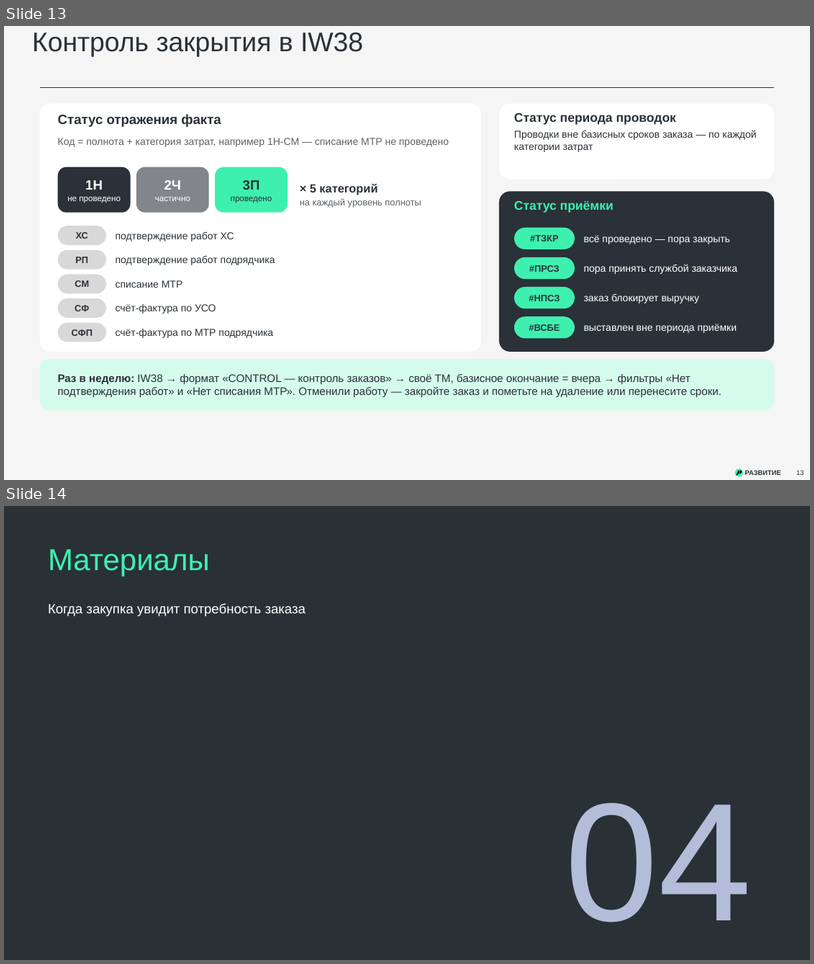
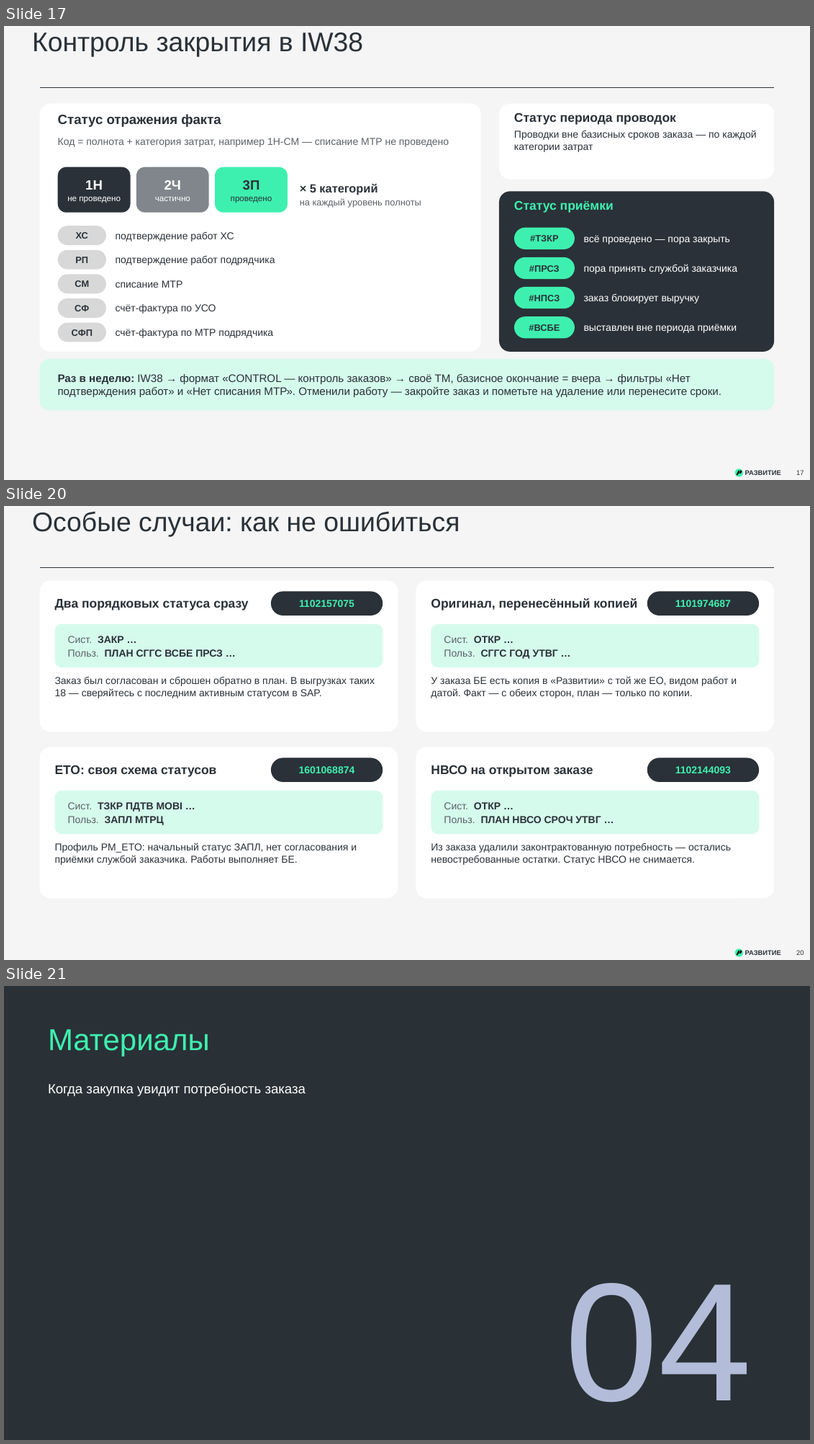
Before and after one commit to victorekuznetsov/TZ, a slide deck: exports/SAP_TORO_metodichka_planirovshika.pptx. Shown one above the other, each under a label of ours: slides 13 and 14 before the commit, slides 17, 20 and 21 after it; the slides between them are not shown. The pictures are 814x964 and 814x1444 pixels, drawn with LibreOffice and Linux fonts; fonts in the diff are those of the drawing; background and template pictures are left out. Boxes give left, top, right and bottom in pixels: in the first picture for what was removed or moved away, otherwise in the second. Text is boxed around its words. In the diff, an @@ line names an element or a change of style, - is before the commit and + after.

```diff
--- a/exports/SAP_TORO_metodichka_planirovshika.pptx
+++ b/exports/SAP_TORO_metodichka_planirovshika.pptx
@@ slide 20 added at <box>4,506,810,960</box>, background #F5F5F5; not listed: 5 template elements that a slide beside it also shows @@
@@ title added at <box>32,511,460,537</box>, 32 pt, text #2A3138 @@
+Особые случаи: как не ошибиться
@@ rounded rectangle added at <box>40,580,398,731</box>, fill #FFFFFF @@
@@ rounded rectangle added at <box>271,591,383,615</box>, fill #2A3138, 12 pt, text #3EF0AF, bold @@
+1102157075
@@ rounded rectangle added at <box>417,580,774,731</box>, fill #FFFFFF @@
@@ rounded rectangle added at <box>648,591,759,615</box>, fill #2A3138, 12 pt, text #3EF0AF, bold @@
+1101974687
@@ text added at <box>55,599,248,610</box>, 15 pt, text #2A3138, bold @@
+Два порядковых статуса сразу
@@ text added at <box>431,598,638,610</box>, 15 pt, text #2A3138, bold @@
+Оригинал, перенесённый копией
@@ rounded rectangle added at <box>55,624,383,667</box>, fill #D5FBEC, 12 pt, text #2A3138, bold @@
+Сист. ЗАКР …
+Польз. ПЛАН СГГС ВСБЕ ПРСЗ …
@@ rounded rectangle added at <box>432,624,759,667</box>, fill #D5FBEC, 12 pt, text #2A3138, bold @@
+Сист. ОТКР …
+Польз. СГГС ГОД УТВГ …
@@ text added at <box>55,677,375,698</box>, 12 pt, text #2A3138 @@
+Заказ был согласован и сброшен обратно в план. В выгрузках таких 18 — сверяйтесь с последним активным статусом в SAP.
@@ text added at <box>431,676,737,698</box>, 12 pt, text #2A3138 @@
+У заказа БЕ есть копия в «Развитии» с той же ЕО, видом работ и датой. Факт — с обеих сторон, план — только по копии.
@@ rounded rectangle added at <box>40,746,398,898</box>, fill #FFFFFF @@
@@ rounded rectangle added at <box>271,758,383,782</box>, fill #2A3138, 12 pt, text #3EF0AF, bold @@
+1601068874
@@ rounded rectangle added at <box>417,746,774,898</box>, fill #FFFFFF @@
@@ text added at <box>431,764,594,777</box>, 15 pt, text #2A3138, bold @@
+НВСО на открытом заказе
@@ rounded rectangle added at <box>648,758,759,782</box>, fill #2A3138, 12 pt, text #3EF0AF, bold @@
+1102144093
@@ text added at <box>55,765,216,777</box>, 15 pt, text #2A3138, bold @@
+ЕТО: своя схема статусов
@@ rounded rectangle added at <box>55,790,383,834</box>, fill #D5FBEC, 12 pt, text #2A3138, bold @@
+Сист. ТЗКР ПДТВ MOBI …
+Польз. ЗАПЛ МТРЦ
@@ rounded rectangle added at <box>432,790,759,834</box>, fill #D5FBEC, 12 pt, text #2A3138, bold @@
+Сист. ОТКР …
+Польз. ПЛАН НВСО СРОЧ УТВГ …
@@ text added at <box>55,842,357,865</box>, 12 pt, text #2A3138 @@
+Профиль PM_ETO: начальный статус ЗАПЛ, нет согласования и приёмки службой заказчика. Работы выполняет БЕ.
@@ text added at <box>431,843,731,865</box>, 12 pt, text #2A3138 @@
+Из заказа удалили законтрактованную потребность — остались невостребованные остатки. Статус НВСО не снимается.
@@ what was slide 13 is now slide 17 @@
@@ page number at <box>797,470,804,475</box>: text changed @@
-13
+17
@@ what was slide 14 is now slide 21 @@
```
Also in this commit, not shown: 2 slides changed, 7 other slides added, 1 slide removed, 1 other file.
